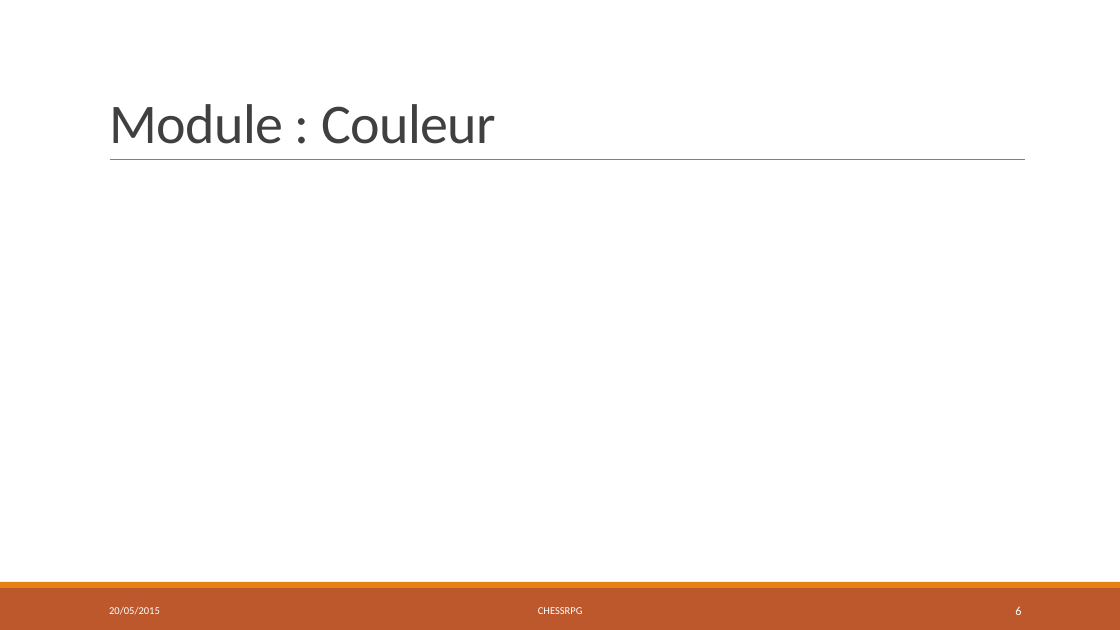
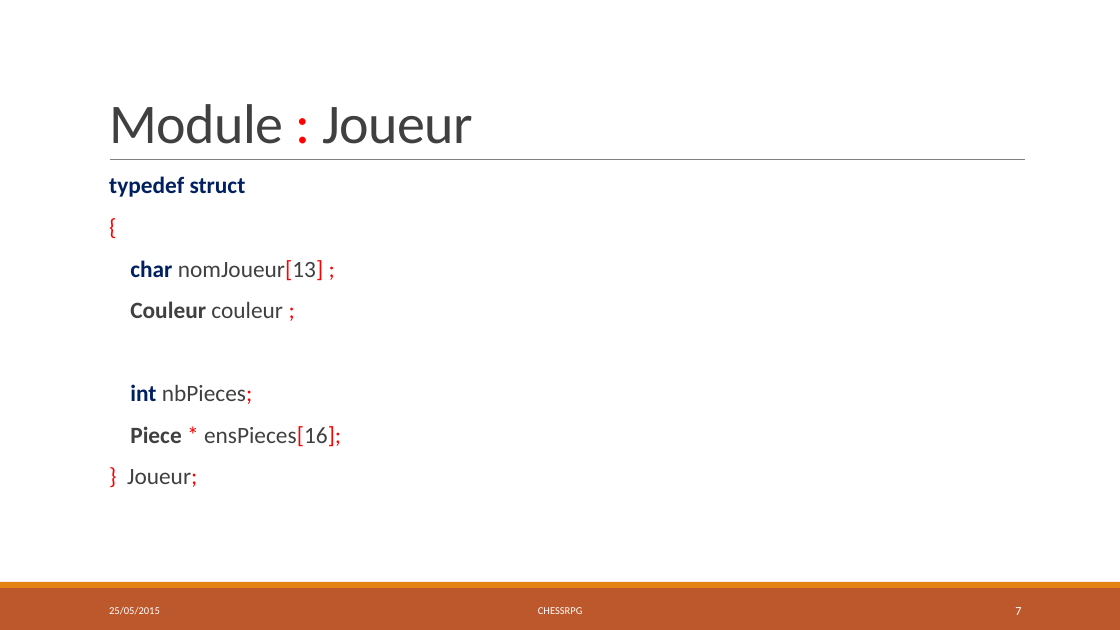
Before and after one commit to chessRPG/master, a slide deck: slide 7 of ChessRPG-présentation.pptx (slide 6 before the commit). Drawn at 1120x630 pixels with LibreOffice and Linux fonts; fonts in the diff are those of the drawing. Boxes give left, top, right and bottom in pixels: in the first picture for what was removed or moved away, otherwise in the second. Text is boxed around its words. In the diff, an @@ line names an element or a change of style, - is before the commit and + after.

```diff
--- a/ChessRPG-présentation.pptx
+++ b/ChessRPG-présentation.pptx
@@ title at <box>109,104,473,144</box>: text changed @@
-Module : Couleur
+Module : Joueur
@@ text added at <box>109,176,341,487</box>, 20 pt, text #404040 @@
+  typedef struct
+  {
+  char nomJoueur[13] ;
+  Couleur couleur ;
+  int nbPieces;
+  Piece * ensPieces[16];
+  } Joueur;
@@ page number at <box>1015,607,1021,615</box>: text changed @@
-6
+7
```
Also in this commit, not shown: 12 other slides changed, 2 slides added, 1 slide removed, 1 other file.
